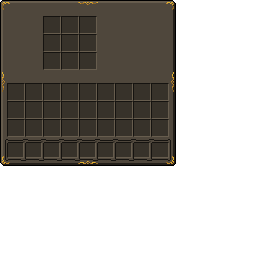
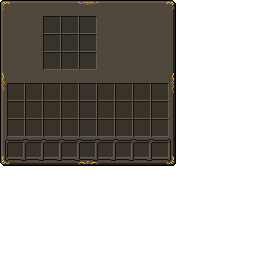
Before/after of a 256 × 256 layered artwork. What changed in the layer stack:
renamed "background" to "te_background.png", painted on it over bbox(2, 72, 174, 93)
